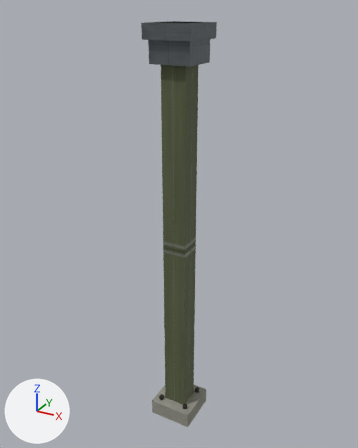
The Blender file assets/source/infrastructure/directorate/conveyors/authoring/conveyor_support_light_tier1.blend, before and after one commit.
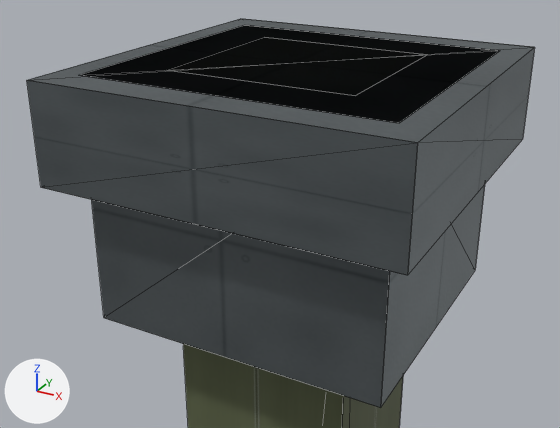
There are two pictures of each version: one whole from a camera (50 mm lens) standing at (3.72, -6.78, 7.41) and looking at (-0.08, 0.13, 3.96), one close up from a camera (50 mm lens) standing at (0.75, -1.47, 7.57) and looking at (0.02, -0.14, 6.9). Arrows for +X, +Y and +Z are at lower left; the lights stay in place. The first two pictures are the older version. The close-ups show mesh edges as thin lines.

Names of what the first close-up shows: 'frame'.
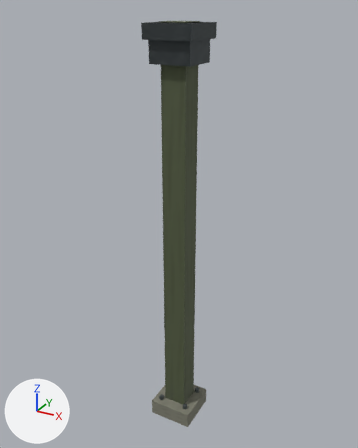
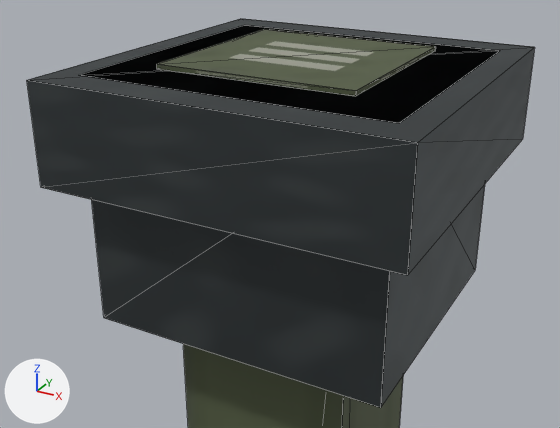
What differs and where, as boxes [x1, y1, x2, y2] in the close-ups (560 x 428 px):
part 1 of me_frame, added
    after: [157, 29, 436, 96]
part 2 of me_frame, recoloured
    both: [27, 19, 535, 428]

The change, as a list of edits to the scene's bpy script:
```text
Add img_conveyor_emissive_png:
    img_conveyor_emissive_png = load_image('conveyor_emissive.png', '../materials/conveyor_emissive.png', 2048, 2048, 'sRGB')
Add img_conveyor_base_png:
    img_conveyor_base_png = load_image('conveyor_base.png', '../materials/conveyor_base.png', 2048, 2048, 'sRGB')
Add img_conveyor_orm_png:
    img_conveyor_orm_png = load_image('conveyor_orm.png', '../materials/conveyor_orm.png', 2048, 2048, 'Non-Color')
Add img_conveyor_normal_png:
    img_conveyor_normal_png = load_image('conveyor_normal.png', '../materials/conveyor_normal.png', 2048, 2048, 'Non-Color')
Add mat_directorate_conveyor_shared_pbr:
    mat_directorate_conveyor_shared_pbr = bpy.data.materials.new('Directorate conveyor shared PBR')
    # uses the picture img_conveyor_base_png
    # uses the picture img_conveyor_emissive_png
    # uses the picture img_conveyor_normal_png
    # uses the picture img_conveyor_orm_png
Change me_frame:
    used by ob_frame; location = (0.0, 0.0, 0.0)
    verts and faces of me_frame; kept vertices keep their numbers, new ones are numbered from 240
    remove me_frame.from_pydata(...)  # 240 vertices, 128 faces; spans x -0.4..0.4, y -0.4..0.4, z 0.0..7.2
    add me_frame.from_pydata(...)  # 264 vertices, 140 faces; spans x -0.4..0.4, y -0.4..0.4, z 0.0..7.22
    me_frame part 1
    add verts[240] = (-0.22, 0.22, 7.2)
    add verts[241] = (-0.22, -0.22, 7.2)  # pixel (156, 69)
    add verts[242] = (-0.22, -0.22, 7.22)  # pixel (156, 64)
    add verts[243] = (-0.22, 0.22, 7.22)  # pixel (264, 29)
    add verts[244] = (-0.22, 0.22, 7.22)  # pixel (264, 29)
    add verts[245] = (-0.22, 0.22, 7.2)
    add verts[246] = (-0.22, -0.22, 7.2)  # pixel (156, 69)
    add verts[247] = (-0.22, -0.22, 7.22)  # pixel (156, 64)
    add for new, old in zip([*range(248, 256)], [*range(240, 248)]): verts[new] = verts[old] + (0.44, 0.0, 0.0)
    add verts[256] = (-0.22, -0.22, 7.2)  # pixel (156, 69)
    add verts[257] = (-0.22, -0.22, 7.22)  # pixel (156, 64)
    add verts[258] = (0.22, -0.22, 7.22)  # pixel (356, 90)
    add verts[259] = (0.22, -0.22, 7.2)  # pixel (355, 96)
    add for new, old in zip([*range(260, 264)], [*range(256, 260)]): verts[new] = verts[old] + (0.0, 0.44, 0.0)
    add faces += [(256, 257, 261), (256, 261, 260), (258, 263, 262), (258, 259, 263), (240, 248, 249), (240, 249, 241)]
    add faces += [(242, 250, 251), (242, 251, 243), (244, 252, 253), (244, 253, 245), (246, 254, 255), (246, 255, 247)]
    me_frame part 2: 128 faces spanning x -0.4..0.4, y -0.4..0.4, z 0.0..7.2 switch from mat_directorate_shared_industrial_pbr to mat_directorate_conveyor_shared_pbr
```
